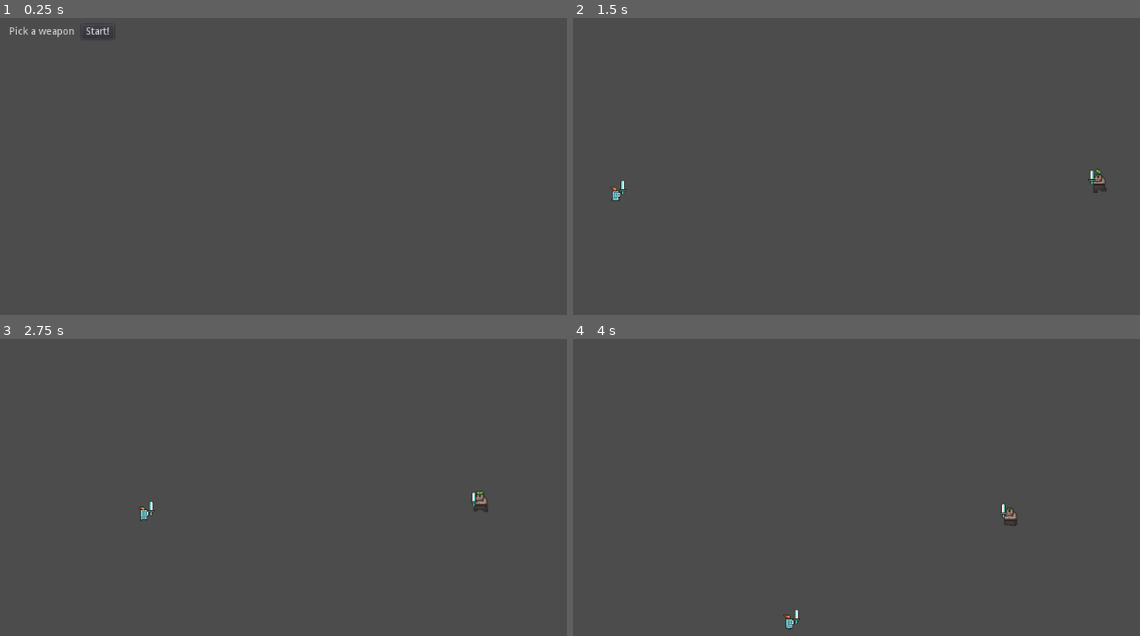
Above: before the commit, frames 1-4 (two rows, left to right).
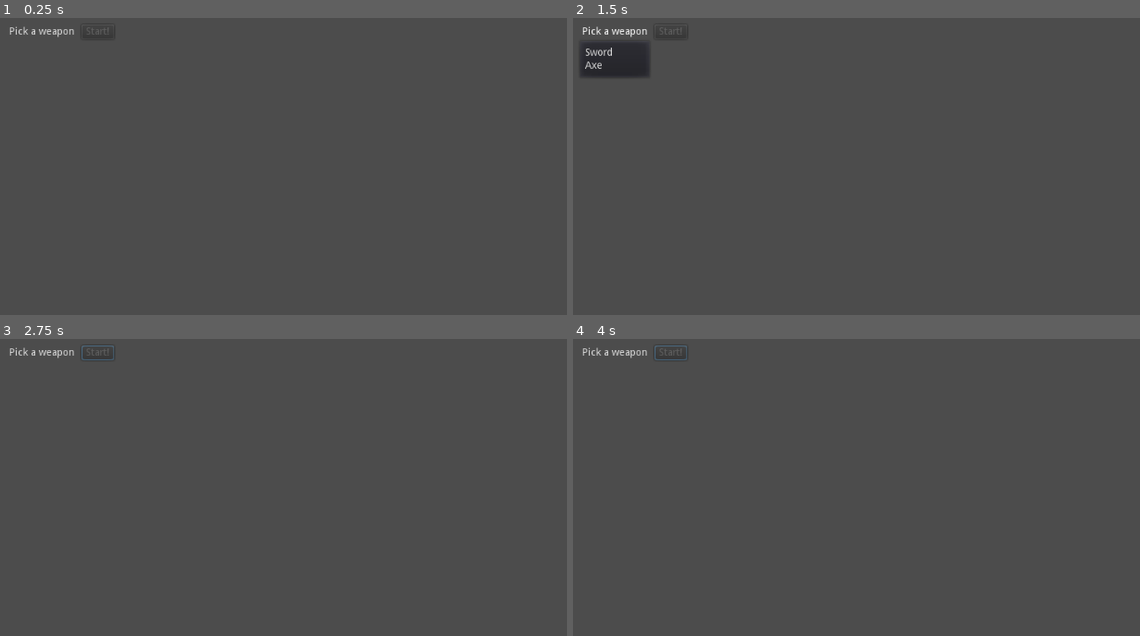
Above: after the commit, the same moments.

Repository: josephmbustamante/ludum-dare-45
Game: Godot game, scene res://Scenes/WeaponPickerScreen.tscn
Two runs of this game, one before a commit and one after it. Both use one fixed random seed, a clock stepped at 60 frames per second and the inputs below.
Inputs (mouse positions are in pixels of both pictures, inside the frame that each line leads up to):
- Up to frame 1 (0.25 s): no input
- Up to frame 2 (1.5 s): click (669, 32) at 0.5 s, where only the run before the commit has a clickable "Start!"; click (612, 32) at 1.25 s, where only the run after the commit has a clickable "Pick a weapon"
- Up to frame 3 (2.75 s): move the mouse to (510, 511) at 2.02 s; hold Right (right) from 2.03 s (still down); click (510, 511) at 2.1 s
- Up to frame 4 (4 s): move the mouse to (771, 555) at 2.77 s; release Right (right) at 2.78 s; hold Down (down) 2.78-3.53 s; click (771, 555) at 2.85 s; move the mouse to (992, 437) at 3.52 s; hold Right (right) from 3.53 s (still down); click (992, 437) at 3.6 s

The runs differ from the first frame. In frame 1, less than 0.1% of the frame differs, in the area x 15-20%, y 3-6%; in frame 2, 1.7%, in the area x 1-95%, y 2-62%; in frame 3, 0.4%; in frame 4, 0.4%.

Commit message:
Added player global state.

Diff:
--- a/Scenes/WeaponPickerScreen.tscn
+++ b/Scenes/WeaponPickerScreen.tscn
@@ -31,5 +31,6 @@
 [node name="Button" type="Button" parent="HBoxContainer/VBoxContainer2"]
 margin_right = 45.0
 margin_bottom = 20.0
+disabled = true
 text = "Start!"
 [connection signal="pressed" from="HBoxContainer/VBoxContainer2/Button" to="." method="_on_Start_Button_pressed"]
--- /dev/null
+++ b/Scripts/PlayerVariables.gd
@@ -0,0 +1,15 @@
+extends Node
+
+enum WEAPON {
+	sword
+	axe
+	unarmed
+}
+
+var currentHealth: int = 100;
+var maxHealth: int = 100;
+var strength: int = 1;
+var speed: int = 1;
+var weapon: int = 0;
+
+var unarmedStyleEnabled: bool = false;
--- a/Scripts/WeaponPickerScreen.gd
+++ b/Scripts/WeaponPickerScreen.gd
@@ -5,9 +5,20 @@
 # var b = "text"
 
 # Called when the node enters the scene tree for the first time.
+
+onready var menuButton = $HBoxContainer/VBoxContainer/MenuButton
+onready var startButton = $HBoxContainer/VBoxContainer2/Button
+
 func _ready():
-	pass # Replace with function body.
+	var popup = menuButton.get_popup()
+	popup.connect("id_pressed", self, "weapon_menu_selection_made")
+	if (PlayerVariables.unarmedStyleEnabled):
+		menuButton.get_popup().add_item("unarmed", PlayerVariables.WEAPON.unarmed)
 
 func _on_Start_Button_pressed():
 	print("Button pressed")
 	Global.goto_scene("res://Scenes/Main.tscn")
+
+func weapon_menu_selection_made(id):
+	PlayerVariables.weapon = id
+	startButton.disabled = false
--- a/project.godot
+++ b/project.godot
@@ -22,6 +22,7 @@
 [autoload]
 
 Global="*res://Scripts/Global.gd"
+PlayerVariables="*res://Scripts/PlayerVariables.gd"
 
 [input]
 
